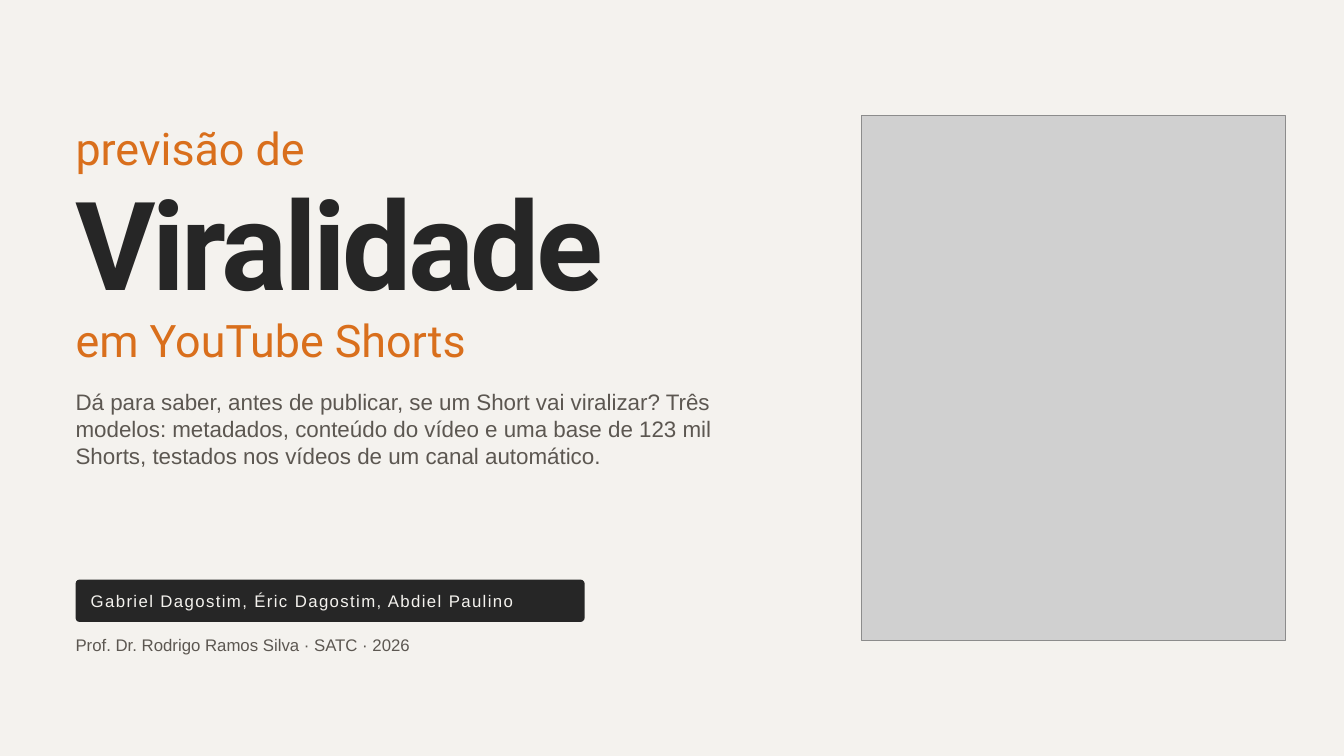
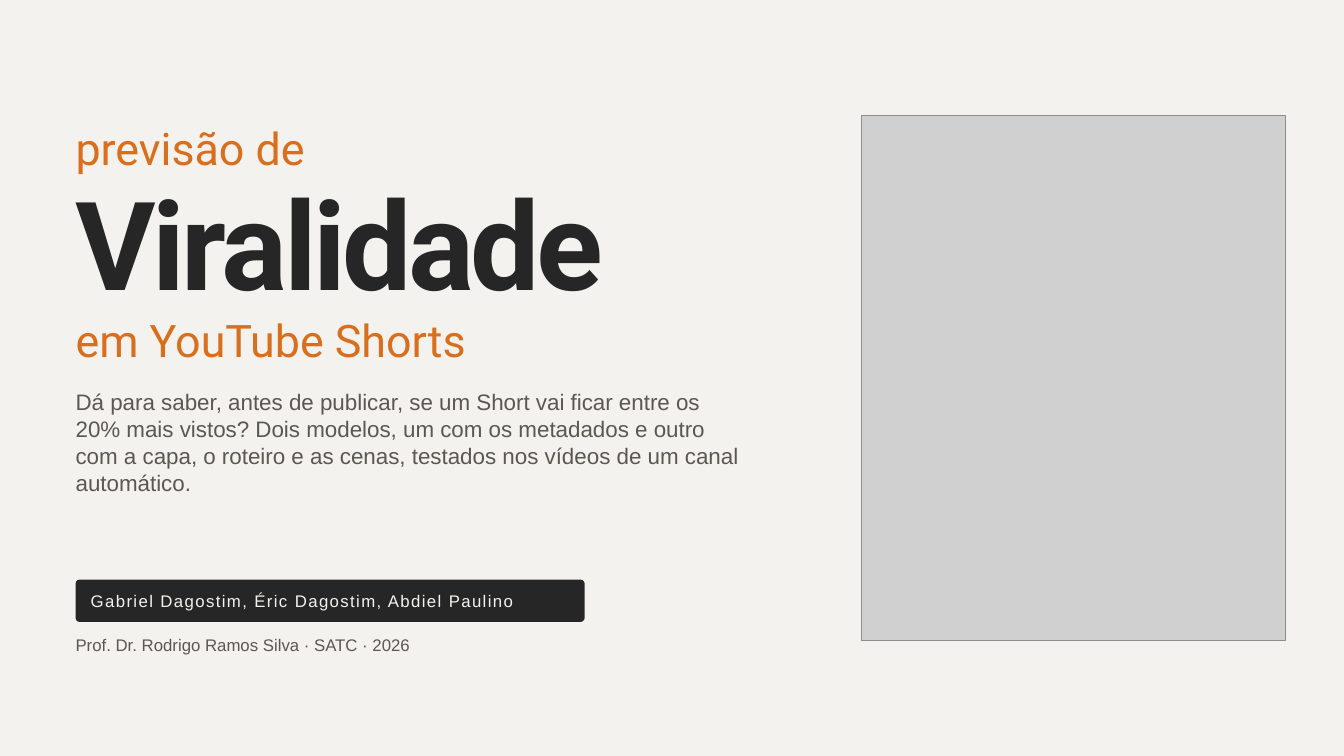
Before and after one commit to EricDagostim/ml-shortvideo-virality, a slide deck: slide 1 of reports/apresentacao/Viralidade_Shorts_Projeto_Final.pptx. Drawn at 1344x756 pixels with LibreOffice and Linux fonts; fonts in the diff are those of the drawing; grey boxes stand for pictures. Boxes give left, top, right and bottom in pixels: in the first picture for what was removed or moved away, otherwise in the second. Text is boxed around its words. In the diff, an @@ line names an element or a change of style, - is before the commit and + after.

```diff
--- a/reports/apresentacao/Viralidade_Shorts_Projeto_Final.pptx
+++ b/reports/apresentacao/Viralidade_Shorts_Projeto_Final.pptx
@@ text at (76,393,738,491): text changed @@
-Dá para saber, antes de publicar, se um Short vai viralizar? Três modelos: metadados, conteúdo do vídeo e uma base de 123 mil Shorts, testados nos vídeos de um canal automático.
+Dá para saber, antes de publicar, se um Short vai ficar entre os 20% mais vistos? Dois modelos, um com os metadados e outro com a capa, o roteiro e as cenas, testados nos vídeos de um canal automático.
```
Also in this commit, not shown: 2 other slides changed, 5 slides removed.
